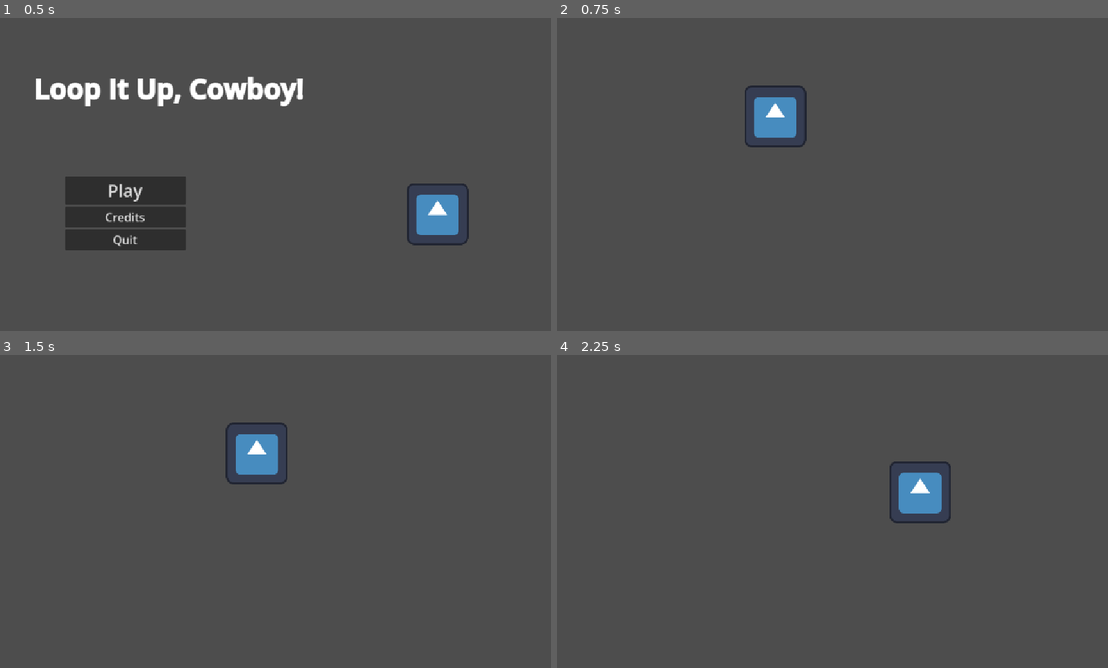
Above: before the commit, frames 1-4 (two rows, left to right).
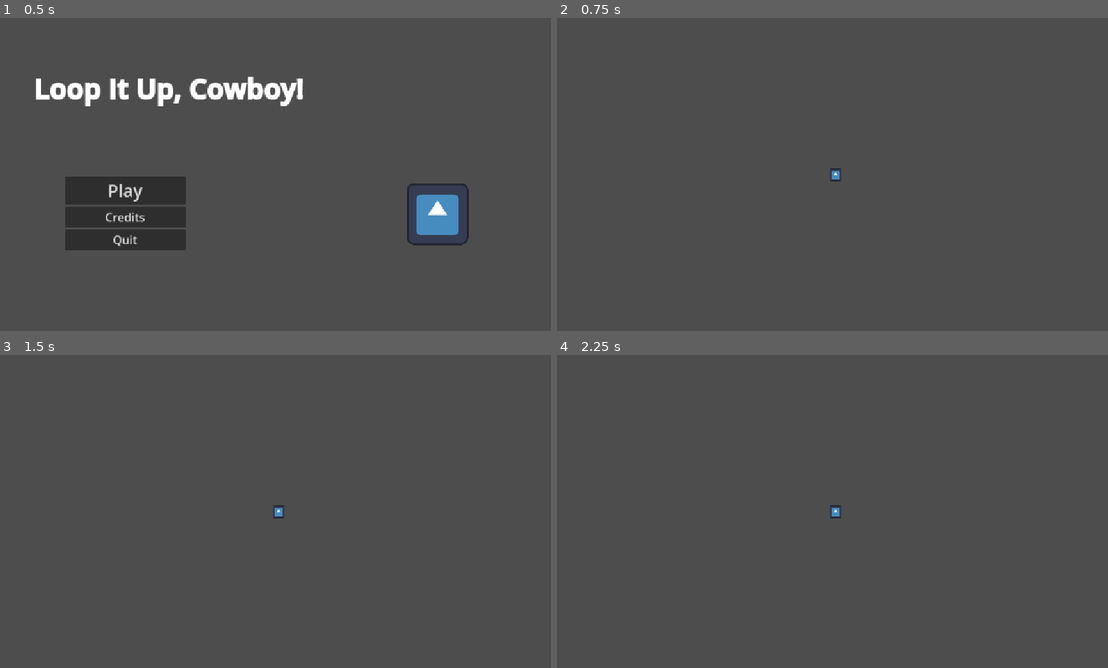
Above: after the commit, the same moments.

Repository: thearst3rd/gmtk-2025
Game: Godot game, scene res://src/menu/main_menu.tscn
The game is run twice, just before and just after one commit, with the same random seed, the same clock (stepped at 60 frames per second) and the same inputs. The engine's default icon, where the game draws it, is replaced by a stand-in: a white triangle on a blue panel in a dark square.
Inputs:
- Up to frame 1 (0.5 s): no input
- Up to frame 2 (0.75 s): click "Play" at 0.5 s
- Up to frame 3 (1.5 s): tap Enter at 1.25 s; hold D (move_right) from 1.28 s (still down)
- Up to frame 4 (2.25 s): release D (move_right) at 2.03 s; hold S (move_down) from 2.03 s (still down)

Frame 1 is identical in both runs. In frame 2, 1.3% of the frame differs, in the area x 34-52%, y 21-53%; in frame 3, 1.3%; in frame 4, 1.4%, in the area x 49-72%, y 34-54%.

Commit message:
Added enemy and basic spawning logic

Diff:
--- a/project.godot
+++ b/project.godot
@@ -22,6 +22,10 @@
 [display]
 
 window/stretch/mode="canvas_items"
+
+[global_group]
+
+Player=""
 
 [input]
 
--- /dev/null
+++ b/src/game/arena.gd
@@ -0,0 +1,10 @@
+extends Node2D
+
+
+var game_time: float = 0
+
+@onready var player: CharacterBody2D = %Player
+
+
+func _process(delta: float) -> void:
+	game_time += delta
--- a/src/game/arena.tscn
+++ b/src/game/arena.tscn
@@ -1,14 +1,28 @@
-[gd_scene load_steps=3 format=3 uid="uid://b0rybmr68nlu2"]
+[gd_scene load_steps=5 format=3 uid="uid://b0rybmr68nlu2"]
 
+[ext_resource type="Script" uid="uid://cquq3y345hu4n" path="res://src/game/arena.gd" id="1_0pbf2"]
 [ext_resource type="PackedScene" uid="uid://fhqqde4xxf6l" path="res://src/game/player.tscn" id="1_p3gke"]
 [ext_resource type="PackedScene" uid="uid://dvr4gp8bis72j" path="res://src/menu/pause_menu.tscn" id="2_fpc82"]
+[ext_resource type="Script" uid="uid://c8nwccsmwim1l" path="res://src/game/enemy_spawner.gd" id="4_44jrx"]
 
 [node name="Arena" type="Node2D"]
+script = ExtResource("1_0pbf2")
 
 [node name="Player" parent="." instance=ExtResource("1_p3gke")]
+unique_name_in_owner = true
 position = Vector2(451, 203)
+
+[node name="Enemies" type="Node" parent="."]
 
 [node name="CanvasLayer" type="CanvasLayer" parent="."]
 
 [node name="PauseMenu" parent="CanvasLayer" instance=ExtResource("2_fpc82")]
 visible = false
+
+[node name="EnemySpawner" type="Node" parent="."]
+script = ExtResource("4_44jrx")
+
+[node name="EnemySpawnTimer" type="Timer" parent="EnemySpawner"]
+autostart = true
+
+[connection signal="timeout" from="EnemySpawner/EnemySpawnTimer" to="EnemySpawner" method="_on_enemy_spawn_timer_timeout"]
--- /dev/null
+++ b/src/game/enemy.gd
@@ -0,0 +1,21 @@
+extends CharacterBody2D
+
+
+const SPEED := 80.0
+
+
+var is_lassoed := false
+
+
+func _physics_process(_delta: float) -> void:
+	# Don't apply this mopement if the enemy is lassoed
+	if not is_lassoed:
+		# Set direction to vector at the player
+		var player: CharacterBody2D = get_tree().get_first_node_in_group("Player")
+		var player_position := player.global_position
+		var direction := (player_position - position).normalized()
+		velocity = direction * SPEED
+		move_and_slide()
+	else:
+		# Set position to... slowly circling the player?
+		pass
--- /dev/null
+++ b/src/game/enemy.tscn
@@ -0,0 +1,17 @@
+[gd_scene load_steps=4 format=3 uid="uid://cdshjhhgbltki"]
+
+[ext_resource type="Script" uid="uid://buiyf6n4tkst4" path="res://src/game/enemy.gd" id="1_askbf"]
+[ext_resource type="Texture2D" uid="uid://c0bv77yp8nqig" path="res://icon.svg" id="1_hruv4"]
+
+[sub_resource type="CircleShape2D" id="CircleShape2D_askbf"]
+radius = 12.0
+
+[node name="Enemy" type="CharacterBody2D"]
+script = ExtResource("1_askbf")
+
+[node name="Sprite2D" type="Sprite2D" parent="."]
+scale = Vector2(0.2, 0.2)
+texture = ExtResource("1_hruv4")
+
+[node name="CollisionShape2D" type="CollisionShape2D" parent="."]
+shape = SubResource("CircleShape2D_askbf")
--- /dev/null
+++ b/src/game/enemy_spawner.gd
@@ -0,0 +1,38 @@
+extends Node
+
+
+const MIN_SPAWN_DISTANCE = 700
+const MAX_SPAWN_DISTANCE = 1200
+
+
+var enemy := preload("res://src/game/enemy.tscn")
+var player: CharacterBody2D
+var spawn_per_second := 1
+
+@onready var arena: Node2D = owner
+@onready var enemies: Node = $"../Enemies"
+@onready var enemy_spawn_timer: Timer = $EnemySpawnTimer
+
+
+func _ready() -> void:
+	player = get_tree().get_first_node_in_group("Player")
+
+
+func _process(_delta: float) -> void:
+	# After x time, increase the number of enemies spawned per second
+	pass
+
+
+func spawn_enemy() -> void:
+	var new_enemy := enemy.instantiate() as CharacterBody2D
+	enemies.add_child(new_enemy)
+	# Potentially change spawning away from a circle to make it feel better with a rectangular screen
+	var angle := randf() * 2 * PI
+	var direction := Vector2(cos(angle), sin(angle)).normalized()
+	var distance := randf_range(MIN_SPAWN_DISTANCE, MAX_SPAWN_DISTANCE)
+	new_enemy.global_position = player.global_position + direction * distance
+
+
+func _on_enemy_spawn_timer_timeout() -> void:
+	for i in spawn_per_second:
+		spawn_enemy()
--- a/src/game/player.gd
+++ b/src/game/player.gd
@@ -1,10 +1,10 @@
 extends CharacterBody2D
 
 
-const SPEED := 400.0
+const SPEED := 180.0
 
 
-func _process(_delta: float) -> void:
+func _physics_process(_delta: float) -> void:
 	var direction := Input.get_vector(&"move_left", &"move_right", &"move_up", &"move_down")
 	velocity = direction * SPEED
 	move_and_slide()
--- a/src/game/player.tscn
+++ b/src/game/player.tscn
@@ -4,13 +4,16 @@
 [ext_resource type="Texture2D" uid="uid://c0bv77yp8nqig" path="res://icon.svg" id="1_amex0"]
 
 [sub_resource type="CircleShape2D" id="CircleShape2D_amex0"]
-radius = 60.0
+radius = 12.0
 
-[node name="Player" type="CharacterBody2D"]
+[node name="Player" type="CharacterBody2D" groups=["Player"]]
 script = ExtResource("1_7dijx")
 
 [node name="Sprite" type="Sprite2D" parent="."]
+scale = Vector2(0.2, 0.2)
 texture = ExtResource("1_amex0")
 
 [node name="CollisionShape2D" type="CollisionShape2D" parent="."]
 shape = SubResource("CircleShape2D_amex0")
+
+[node name="Camera2D" type="Camera2D" parent="."]
Not shown, added: src/game/arena.gd.uid
Not shown, added: src/game/enemy.gd.uid
Not shown, added: src/game/enemy_spawner.gd.uid
